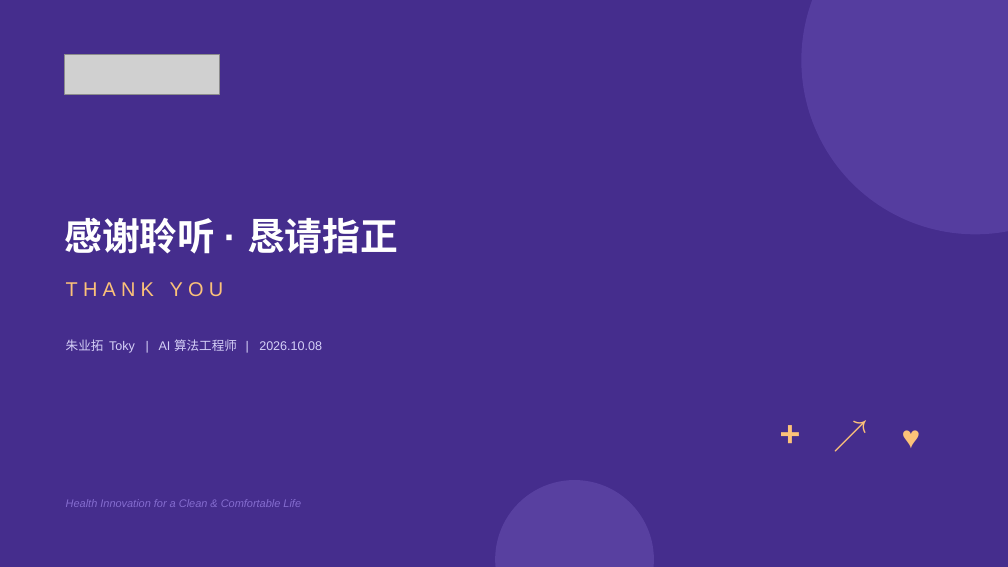
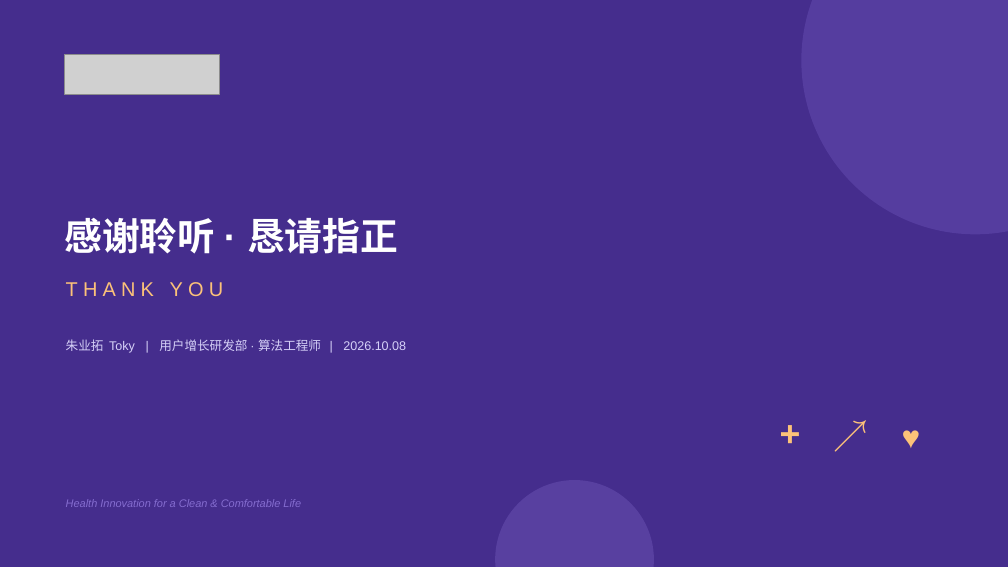
Before and after one commit to zhuyetuo/workplace_soft_skills, a slide deck: slide 17 of 转正述职/转正述职报告-朱业拓.pptx. Drawn at 1008x567 pixels with LibreOffice and Linux fonts; fonts in the diff are those of the drawing; grey boxes stand for pictures. Boxes give left, top, right and bottom in pixels: in the first picture for what was removed or moved away, otherwise in the second. Text is boxed around its words. In the diff, an @@ line names an element or a change of style, - is before the commit and + after.

```diff
--- a/转正述职/转正述职报告-朱业拓.pptx
+++ b/转正述职/转正述职报告-朱业拓.pptx
@@ text at (66, 339, 406, 353): text changed @@
-朱业拓 Toky | AI 算法工程师 | 2026.10.08
+朱业拓 Toky | 用户增长研发部 · 算法工程师 | 2026.10.08
```
Also in this commit, not shown: 2 other slides changed, 1 other file.
